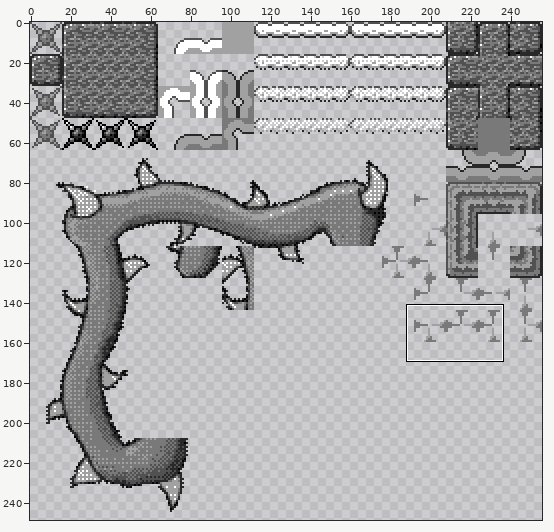
Edited in one commit: sprite sheet (bin/assets/img/tilesets/sky.png). The picture above shows the old version from afar; the outline marks the close-up.
Close-up. Earlier state:
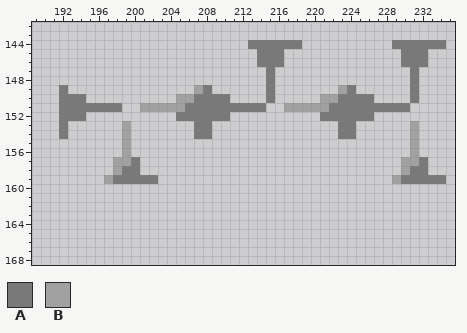
The file is 256x256 pixels. Shown: x 189..235, y 142..168. The wide view leaves out empty margins.
Palette (. is transparent): A #797979  B #a1a1a1
Pixels before, first column x 192:
144 .....................AAAAAA..........AAAAAA
145 ......................AAA.............AAA..
146 ......................AAA.............AAA..
147 .......................A...............A...
148 .......................A...............A...
149 A..............BA......A.......BA......A...
150 AAA..........BBAAAA....A.....BBAAAA....A...
151 AAAAAAA..BBBBBAAAAAAAAA..BBBBBAAAAAAAAA....
152 AAA..........AAAAAA..........AAAAAA........
153 A......B.......AA..............AA......B...
154 A......B.......AA..............AA......B...
155 .......B...............................B...
156 .......B...............................B...
157 ......BBA.............................BBA..
158 ......BAA.............................BAA..
159 .....BAAAAA..........................BAAAAA
Once edited:
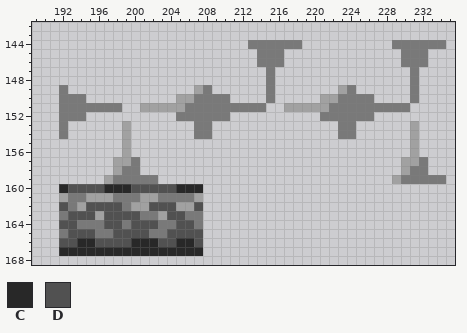
Colours new in this view: C #282828  D #515151
Edits made:
There is now colour A in row 161 at x 193 to 194, 198 to 200 and 203 to 206; in row 162 at x 193 and 199; in row 163 at x 192, 201 to 202 and 206 to 207; in row 164 at x 194 to 196, 199, 203 to 204 and 207; in row 165 at x 192, 196 to 197 and 202 to 203.
There is now colour B in row 161 at x 192, 195 to 197, 201 to 202 and 207; in row 162 at x 194, 200 to 201 and 205 to 206; in row 163 at x 196 and 203.
There is now colour C in row 160 at x 192, 197 to 199 and 205 to 207; in row 166 at x 194 to 195, 200 to 202 and 205 to 206; in row 167 at x 192 to 207.
There is now colour D in row 160 at x 193 to 196 and 200 to 204; in row 162 at x 192, 195 to 198, 202 to 204 and 207; in row 163 at x 193 to 195, 197 to 200 and 204 to 205; in row 164 at x 192 to 193, 197 to 198, 200 to 202 and 205 to 206; in row 165 at x 193 to 195, 198 to 201 and 204 to 207; in row 166 at x 192 to 193, 196 to 199, 203 to 204 and 207.
Where, in picture pixels (left, top, right, bottom), the same in both close-ups:
added: (59, 184, 203, 256)
